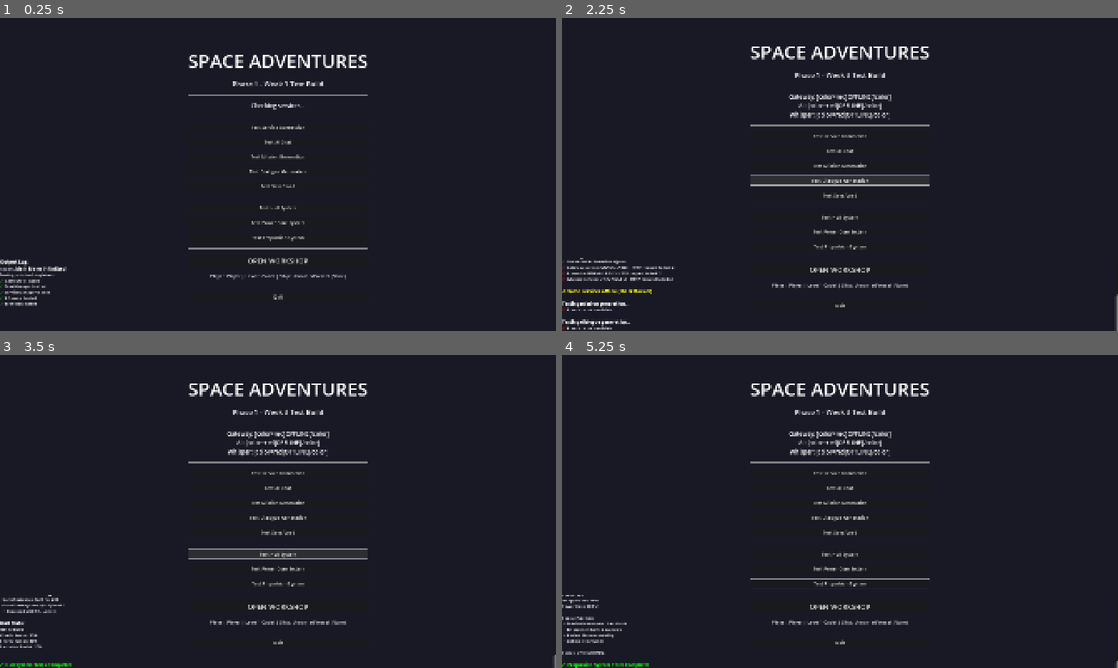
Above: before the commit, frames 1-4 (two rows, left to right).
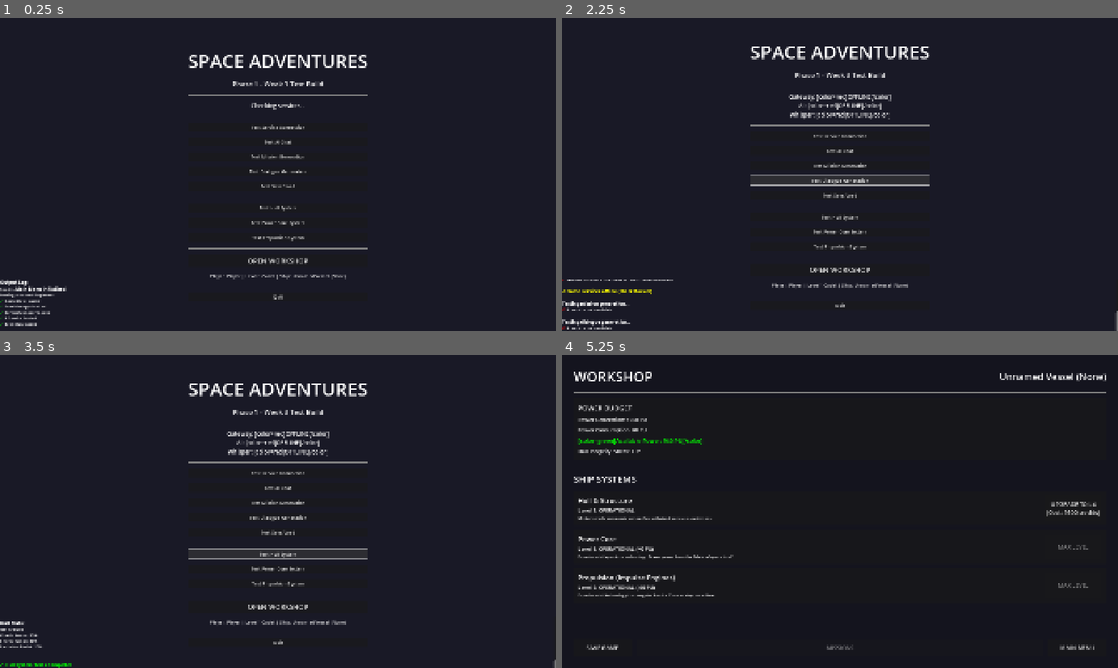
Above: after the commit, the same moments.

Repository: sethshoultes/space-adventures
Game: Godot game, scene res://scenes/main_menu.tscn
The game is run twice, just before and just after one commit, with the same random seed, the same clock (stepped at 60 frames per second) and the same inputs.
Inputs:
- Up to frame 1 (0.25 s): no input
- Up to frame 2 (2.25 s): click "Test AI Chat" at 0.5 s; click "Test Mission Generation" at 1.25 s; click "Test Dialogue Generation" at 2 s
- Up to frame 3 (3.5 s): click "Test Hull System" at 2.75 s
- Up to frame 4 (5.25 s): click "Test Power Core System" at 3.5 s; click "Test Propulsion System" at 4.25 s; click "OPEN WORKSHOP" at 5 s

The runs differ from the first frame. In frame 1, 1.0% of the frame differs, in the area x 0-12%, y 77-99%; in frame 2, 0.5%; in frame 3, 0.2%; in frame 4, 6.8%, in the area x 0-100%, y 5-100%.

Commit message:
fix: Handle null installed_part when loading ship systems from GameState
Critical bug fix discovered during Workshop UI testing.

Issue:
Workshop crashed when trying to load ship systems because GameState stores
installed_part as null, but ship_system.gd was trying to assign null to a
typed String variable (installed_part_id).

Error:
'Trying to assign value of type Nil to a variable of type String'
at ship_system.gd:109

Fix:
Added null check in from_dict() method to convert null to empty string:

Also fixed UI layout issue:
- Reduced Output log height from 250px to 180px
- Added mouse_filter = 1 to prevent blocking buttons
- OPEN WORKSHOP and Quit buttons now clickable

Testing: Discovered during first Workshop UI test by user.

🤖 Generated with [Claude Code](https://claude.com/claude-code)

Co-Authored-By: Claude <noreply@anthropic.com>

Diff:
--- a/godot/scenes/main_menu.tscn
+++ b/godot/scenes/main_menu.tscn
@@ -118,7 +118,7 @@
 anchor_top = 1.0
 anchor_right = 1.0
 anchor_bottom = 1.0
-offset_top = -250.0
+offset_top = -180.0
 grow_horizontal = 2
 grow_vertical = 0
 theme_override_font_sizes/normal_font_size = 14
@@ -126,6 +126,7 @@
 text = "[b]Output Log:[/b]
 Ready..."
 scroll_following = true
+mouse_filter = 1
 
 [connection signal="pressed" from="CenterContainer/VBoxContainer/TestServiceButton" to="." method="_on_test_service_button_pressed"]
 [connection signal="pressed" from="CenterContainer/VBoxContainer/TestChatButton" to="." method="_on_test_chat_button_pressed"]
--- a/godot/scripts/systems/ship_system.gd
+++ b/godot/scripts/systems/ship_system.gd
@@ -106,7 +106,10 @@
 	health = data.get("health", 100)
 	max_health = data.get("max_health", 100)
 	active = data.get("active", false)
-	installed_part_id = data.get("installed_part", "")
+
+	# Handle null installed_part from GameState
+	var part = data.get("installed_part")
+	installed_part_id = part if part != null else ""
 
 ## Get description for current level
 func get_description() -> String:
